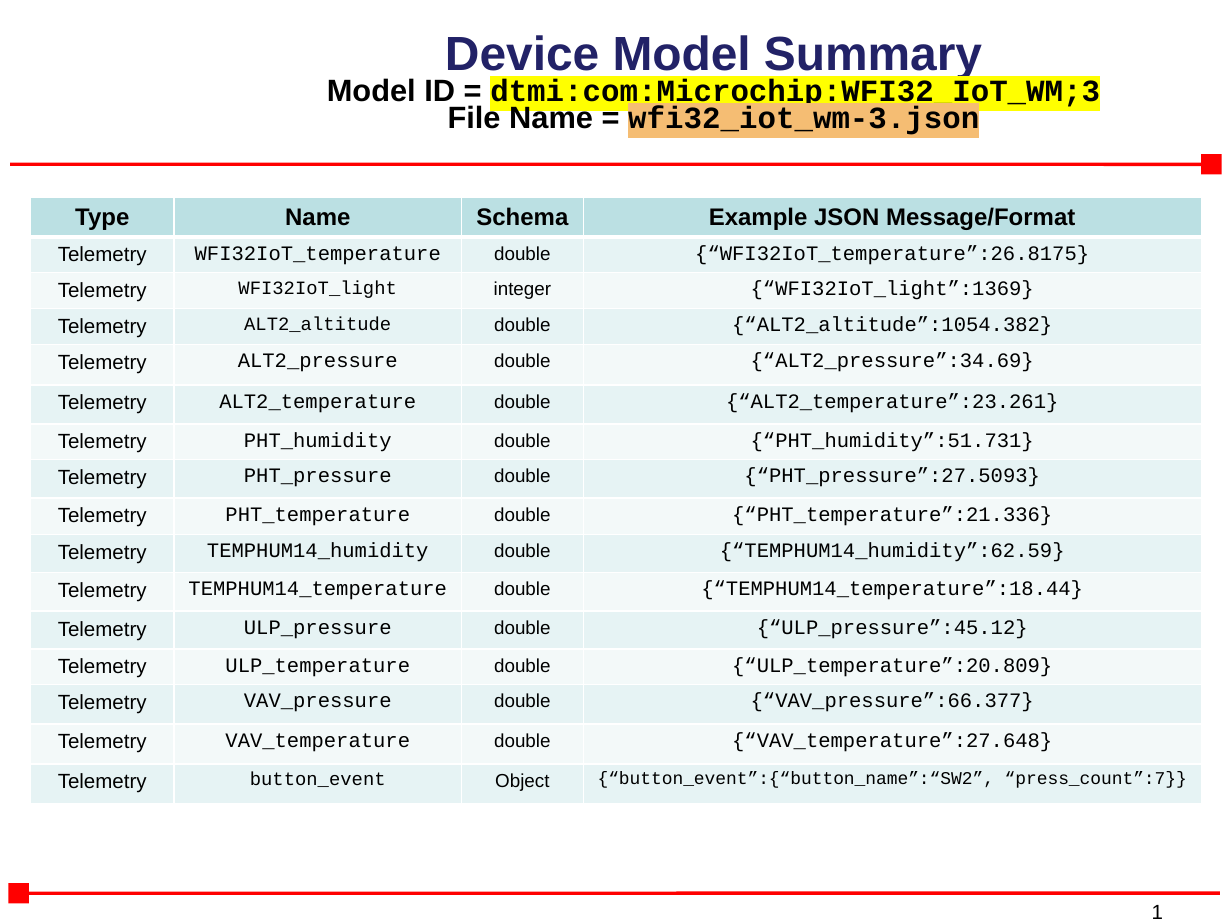
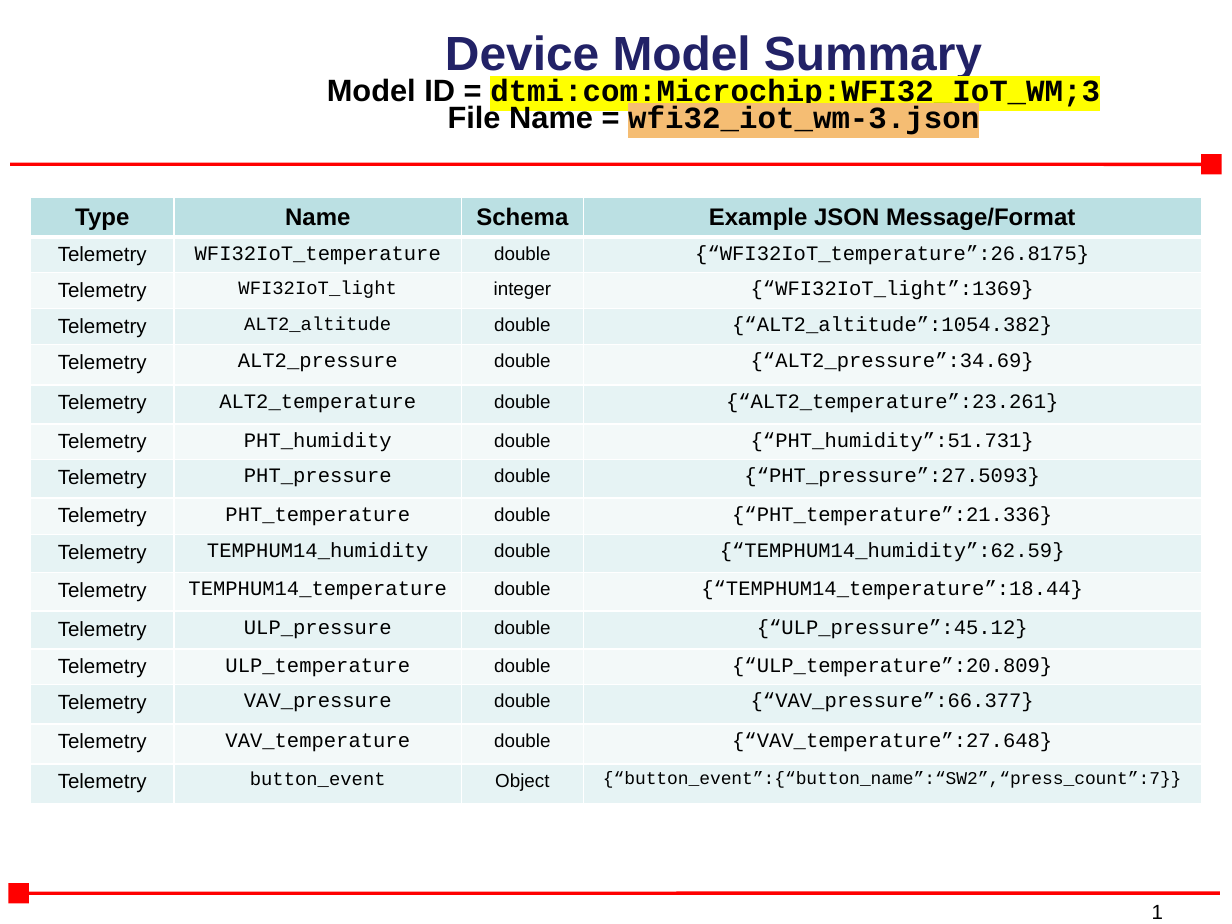
Before and after one commit to MicrochipTech/AzureDemo_WFI32E01, a slide deck: slide 1 of device_model/wfi32_iot_wm-3.pptx. Drawn at 1232x924 pixels with LibreOffice and Linux fonts; fonts in the diff are those of the drawing; background and template pictures are left out. Boxes give left, top, right and bottom in pixels: in the first picture for what was removed or moved away, otherwise in the second. Text is boxed around its words. In the diff, an @@ line names an element or a change of style, - is before the commit and + after.

Commit message:
Update device model summaries

```diff
--- a/device_model/wfi32_iot_wm-3.pptx
+++ b/device_model/wfi32_iot_wm-3.pptx
@@ table at bbox=[31, 197, 1202, 812] @@
-row 16, column 4: {“button_event”:{“button_name”:“SW2”, “press_count”:7}}
+row 16, column 4: {“button_event”:{“button_name”:“SW2”,“press_count”:7}}
```
Also in this commit, not shown: 1 other slide changed, 3 other files.
